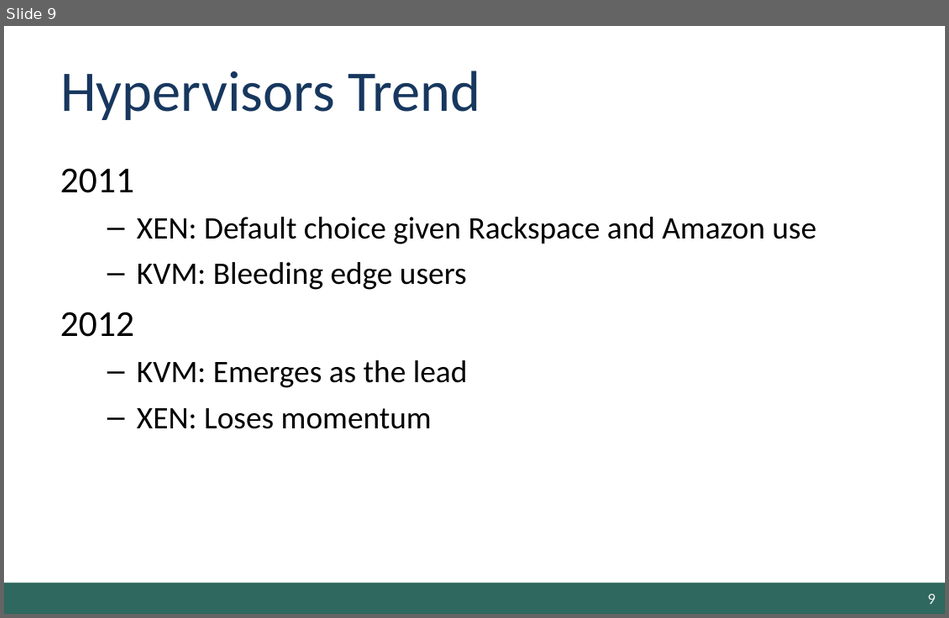
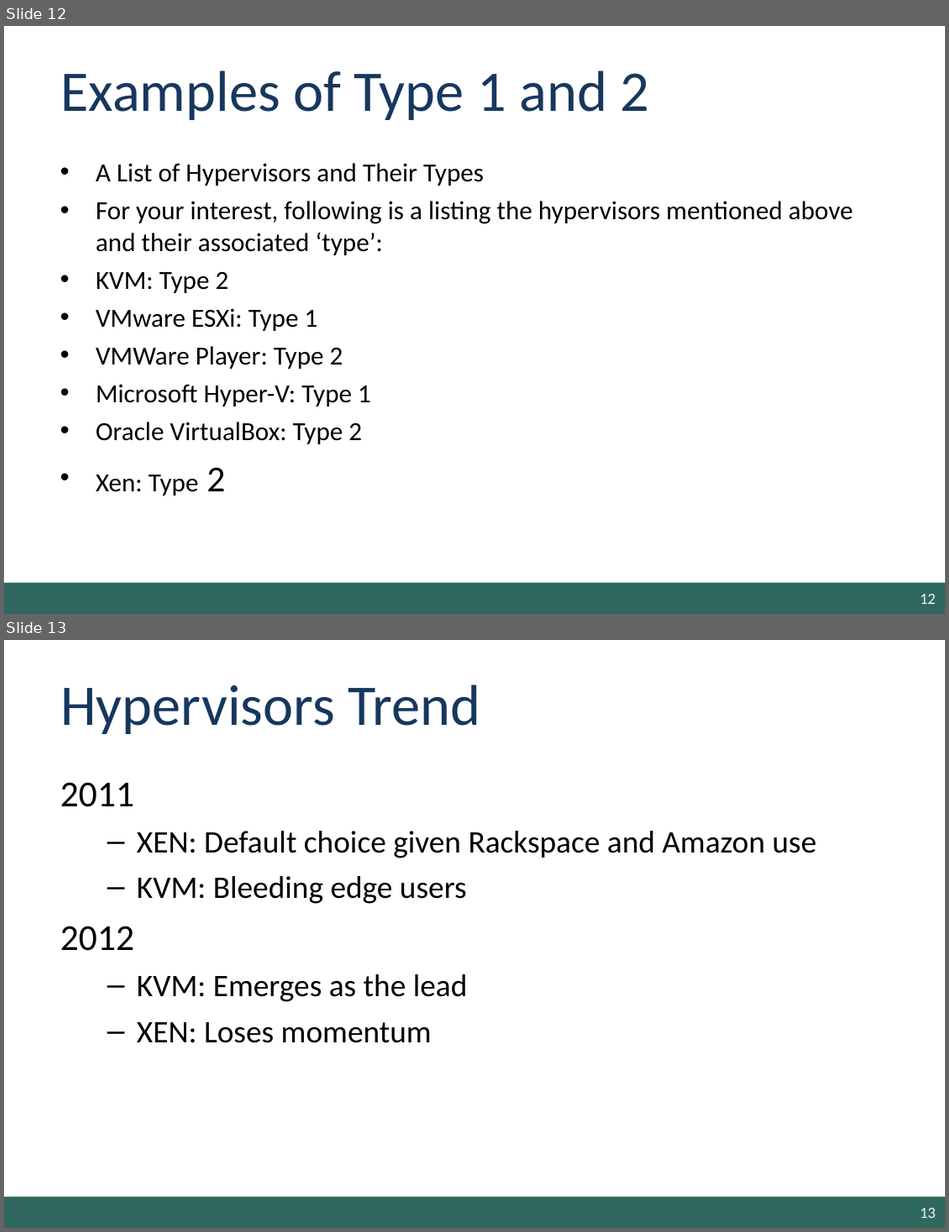
Before and after one commit to ragella/DevOps, a slide deck: Training_materials/Docker/Docker2.ppt. Shown one above the other, each under a label of ours: slide 9 before the commit, slides 12 and 13 after it. The pictures are 949x618 and 949x1232 pixels, drawn with LibreOffice and Linux fonts; fonts in the diff are those of the drawing; background and template pictures are left out. Boxes give left, top, right and bottom in pixels: in the first picture for what was removed or moved away, otherwise in the second. Text is boxed around its words. In the diff, an @@ line names an element or a change of style, - is before the commit and + after.

```diff
--- a/Training_materials/Docker/Docker2.ppt
+++ b/Training_materials/Docker/Docker2.ppt
@@ slide 12 added at box(4, 26, 945, 614), background #FFFFFF; not listed: 1 template element that a slide beside it also shows @@
@@ title added at box(60, 71, 649, 120), 44 pt, text #17375E @@
+Examples of Type 1 and 2
@@ text added at box(96, 163, 853, 496), 20 pt, text #000000 @@
+• A List of Hypervisors and Their Types
+• For your interest, following is a listing the hypervisors mentioned above and their associated ‘type’:
+• KVM: Type 2
+• VMware ESXi: Type 1
+• VMWare Player: Type 2
+• Microsoft Hyper-V: Type 1
+• Oracle VirtualBox: Type 2
+• Xen: Type 2
@@ page number added at box(920, 594, 936, 604), 12 pt, text #F2F2F2 @@
+12
@@ what was slide 9 is now slide 13 @@
@@ page number at box(920, 1208, 936, 1218): text changed @@
-9
+13
```
Also in this commit, not shown: 1 slide changed, 3 other slides added.
